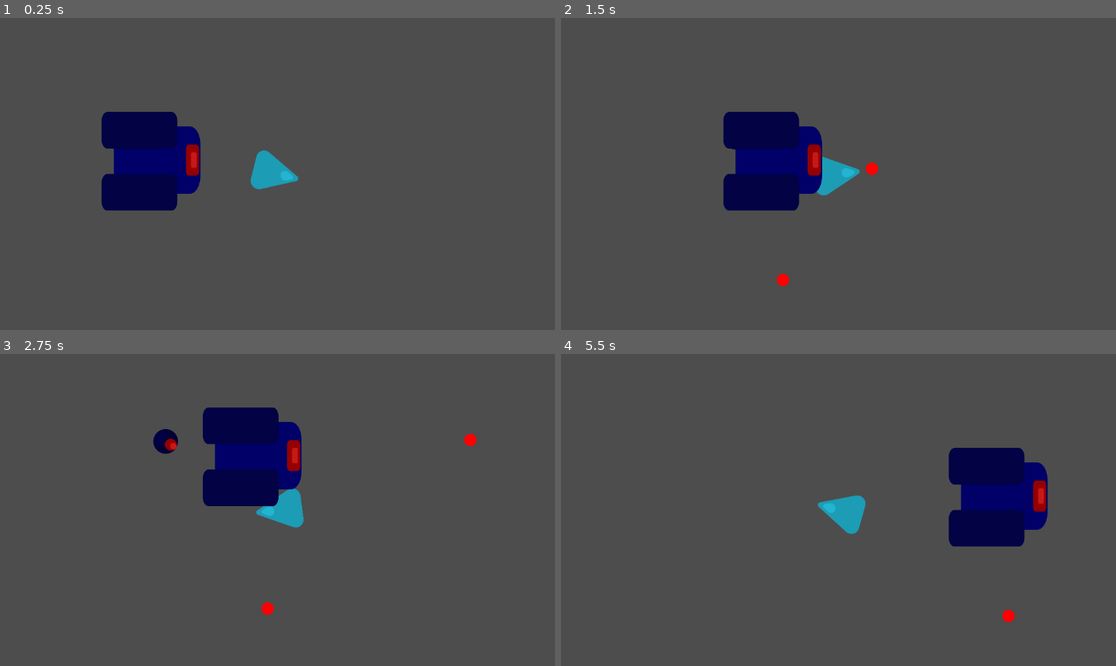
Above: before the commit, frames 1-4 (two rows, left to right).
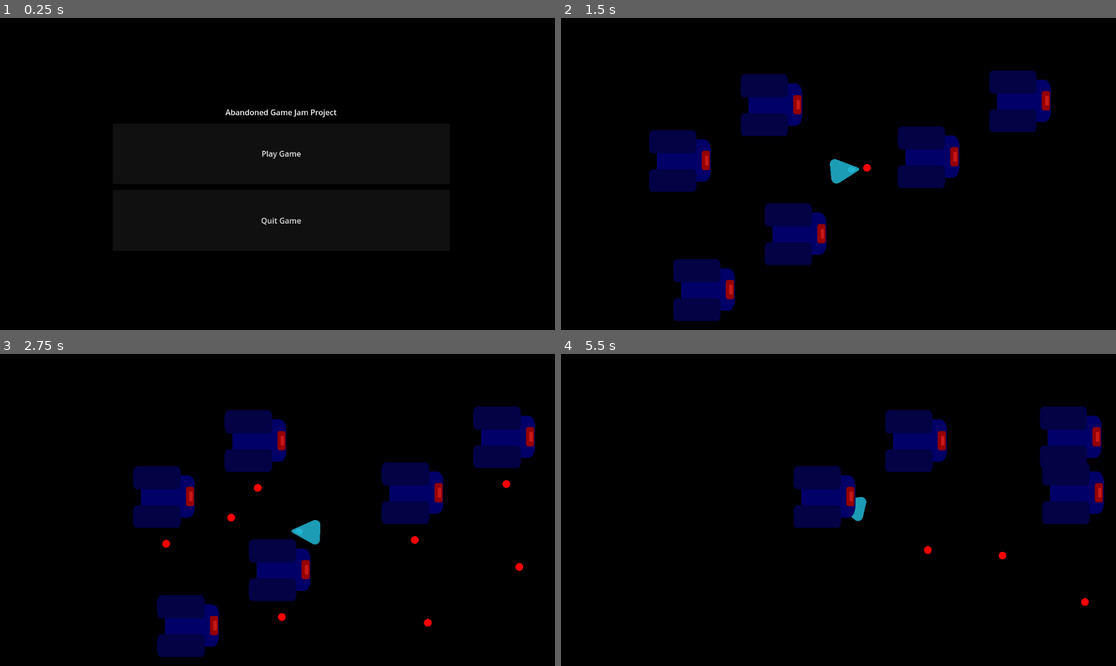
Above: after the commit, the same moments.

Repository: PedroJColon/brackysjam2024
Game: Godot game, scene res://scenes/main_menu.tscn
Two runs of this game, one before a commit and one after it. Both use one fixed random seed, a clock stepped at 60 frames per second and the inputs below. Before the commit the project starts from res://scenes/sandbox.tscn.
Inputs (mouse positions are in pixels of both pictures, inside the frame that each line leads up to):
- Up to frame 1 (0.25 s): no input
- Up to frame 2 (1.5 s): click (844, 155) at 0.5 s, where only the run after the commit has a clickable "Play Game"; move the mouse to (960, 158) at 1.27 s; hold D (move_right) from 1.28 s (still down); click (960, 158) at 1.35 s
- Up to frame 3 (2.75 s): move the mouse to (166, 525) at 2.02 s; release D (move_right) at 2.03 s; hold S (move_down) from 2.03 s (still down); click (166, 525) at 2.1 s
- Up to frame 4 (5.5 s): move the mouse to (894, 441) at 2.77 s; release S (move_down) at 2.78 s; hold D (move_right) 2.78-3.53 s; click (894, 441) at 2.85 s; move the mouse to (810, 572) at 3.52 s; hold W (move_up) 3.53-4.28 s; click (810, 572) at 3.6 s; move the mouse to (1005, 556) at 4.27 s; hold A (move_left) from 4.28 s (still down); click (1005, 556) at 4.35 s; move the mouse to (672, 463) at 5.02 s; click (672, 463) at 5.1 s

The runs differ from the first frame. In frame 1, 100% of the frame differs, in the area x 0-100%, y 0-100%; in frame 2, 99%; in frame 3, 99%; in frame 4, 100%.

Commit message:
Updated filepaths and functionality for scenes

Diff:
--- a/project.godot
+++ b/project.godot
@@ -11,7 +11,7 @@
 [application]
 
 config/name="brackeyjam2024"
-run/main_scene="res://scenes/sandbox.tscn"
+run/main_scene="res://scenes/main_menu.tscn"
 config/features=PackedStringArray("4.3", "GL Compatibility")
 config/icon="res://icon.svg"
 
@@ -51,3 +51,4 @@
 
 renderer/rendering_method="gl_compatibility"
 renderer/rendering_method.mobile="gl_compatibility"
+viewport/transparent_background=true
--- a/scenes/drone.tscn
+++ b/scenes/drone.tscn
@@ -8,7 +8,7 @@
 
 [sub_resource type="CircleShape2D" id="CircleShape2D_t6kxk"]
 
-[node name="drone" type="CharacterBody2D"]
+[node name="drone" type="CharacterBody2D" groups=["drone"]]
 position = Vector2(0, -3)
 script = ExtResource("1_u4esf")
 
@@ -19,9 +19,9 @@
 [node name="Sprite2D" type="Sprite2D" parent="."]
 texture = ExtResource("2_x5ojy")
 
-[node name="Area2D" type="Area2D" parent="."]
+[node name="Area2D" type="Area2D" parent="." groups=["drone"]]
 
-[node name="CollisionShape2D" type="CollisionShape2D" parent="Area2D"]
+[node name="CollisionShape2D" type="CollisionShape2D" parent="Area2D" groups=["drone"]]
 shape = SubResource("CircleShape2D_t6kxk")
 
 [node name="Health" parent="." instance=ExtResource("3_hrjhn")]
--- a/scenes/fighter.tscn
+++ b/scenes/fighter.tscn
@@ -1,4 +1,6 @@
-[gd_scene load_steps=2 format=3 uid="uid://bu6kutvsdo306"]
+[gd_scene load_steps=3 format=3 uid="uid://bu6kutvsdo306"]
+
+[ext_resource type="PackedScene" uid="uid://du5tjsu1aolsy" path="res://scenes/health.tscn" id="1_q7xcr"]
 
 [sub_resource type="CircleShape2D" id="CircleShape2D_apevl"]
 
@@ -8,3 +10,5 @@
 shape = SubResource("CircleShape2D_apevl")
 
 [node name="Sprite2D" type="Sprite2D" parent="."]
+
+[node name="Health" parent="." instance=ExtResource("1_q7xcr")]
--- a/scenes/game_over.tscn
+++ b/scenes/game_over.tscn
@@ -1,4 +1,6 @@
-[gd_scene format=3 uid="uid://b6n52kphj88s6"]
+[gd_scene load_steps=2 format=3 uid="uid://b6n52kphj88s6"]
+
+[ext_resource type="Script" path="res://src/game_over.gd" id="1_2bddj"]
 
 [node name="GameOver" type="Control"]
 layout_mode = 3
@@ -7,3 +9,37 @@
 anchor_bottom = 1.0
 grow_horizontal = 2
 grow_vertical = 2
+script = ExtResource("1_2bddj")
+
+[node name="VBoxContainer" type="VBoxContainer" parent="."]
+layout_mode = 1
+anchors_preset = 8
+anchor_left = 0.5
+anchor_top = 0.5
+anchor_right = 0.5
+anchor_bottom = 0.5
+offset_left = -81.0
+offset_top = -54.5
+offset_right = 81.0
+offset_bottom = 54.5
+grow_horizontal = 2
+grow_vertical = 2
+theme_override_constants/separation = 12
+
+[node name="RichTextLabel" type="RichTextLabel" parent="VBoxContainer"]
+layout_mode = 2
+bbcode_enabled = true
+text = "[center]Game Over[center]"
+fit_content = true
+
+[node name="PlayButton" type="Button" parent="VBoxContainer"]
+layout_mode = 2
+text = "Play Again?"
+
+[node name="QuitButton" type="Button" parent="VBoxContainer"]
+layout_mode = 2
+text = "Quit
+"
+
+[connection signal="pressed" from="VBoxContainer/PlayButton" to="." method="_on_play_button_pressed"]
+[connection signal="pressed" from="VBoxContainer/QuitButton" to="." method="_on_quit_button_pressed"]
--- a/scenes/main_menu.tscn
+++ b/scenes/main_menu.tscn
@@ -30,7 +30,7 @@
 [node name="RichTextLabel" type="RichTextLabel" parent="VBoxContainer"]
 layout_mode = 2
 bbcode_enabled = true
-text = "[center]Brackey Game Jam[/center]"
+text = "[center]Abandoned Game Jam Project[/center]"
 fit_content = true
 
 [node name="PlayButton" type="Button" parent="VBoxContainer"]
--- a/scenes/player.tscn
+++ b/scenes/player.tscn
@@ -25,10 +25,7 @@
 
 [node name="Health" parent="." instance=ExtResource("3_up1vg")]
 
-[node name="Camera2D" type="Camera2D" parent="."]
-zoom = Vector2(0.4, 0.4)
-
-[node name="Area2D" type="Area2D" parent="."]
+[node name="Area2D" type="Area2D" parent="." groups=["player"]]
 
 [node name="CollisionShape2D" type="CollisionShape2D" parent="Area2D"]
 shape = SubResource("CircleShape2D_t8yjx")
--- a/scenes/spawner.tscn
+++ b/scenes/spawner.tscn
@@ -1,3 +1,6 @@
-[gd_scene format=3 uid="uid://b20wv1y6pbc4y"]
+[gd_scene load_steps=2 format=3 uid="uid://b20wv1y6pbc4y"]
+
+[ext_resource type="Script" path="res://src/spawner.gd" id="1_w6w1l"]
 
 [node name="Spawner" type="Node2D"]
+script = ExtResource("1_w6w1l")
--- /dev/null
+++ b/src/game_over.gd
@@ -0,0 +1,10 @@
+extends Control
+
+
+
+func _on_quit_button_pressed() -> void:
+	get_tree().quit()
+
+
+func _on_play_button_pressed() -> void:
+	get_tree().change_scene_to_file("res://scenes/game.tscn")
--- a/src/main_menu.gd
+++ b/src/main_menu.gd
@@ -12,7 +12,7 @@
 
 
 func _on_play_button_pressed() -> void:
-	get_tree().change_scene_to_file("res://scenes/sandbox.tscn")
+	get_tree().change_scene_to_file("res://scenes/game.tscn")
 	pass # Replace with function body.
 
 
--- a/src/player.gd
+++ b/src/player.gd
@@ -29,4 +29,12 @@
 		$Health.decrement_health(1)
 		if $Health.check_state():
 			visible = false
-	pass # Replace with function body.
+			call_deferred("game_over")
+	if body.is_in_group("drone"):
+		$Health.decrement_health(2)
+		if $Health.check_state():
+			visible = false
+			call_deferred("game_over")
+
+func game_over() -> void:
+	get_tree().change_scene_to_file("res://scenes/game_over.tscn")
